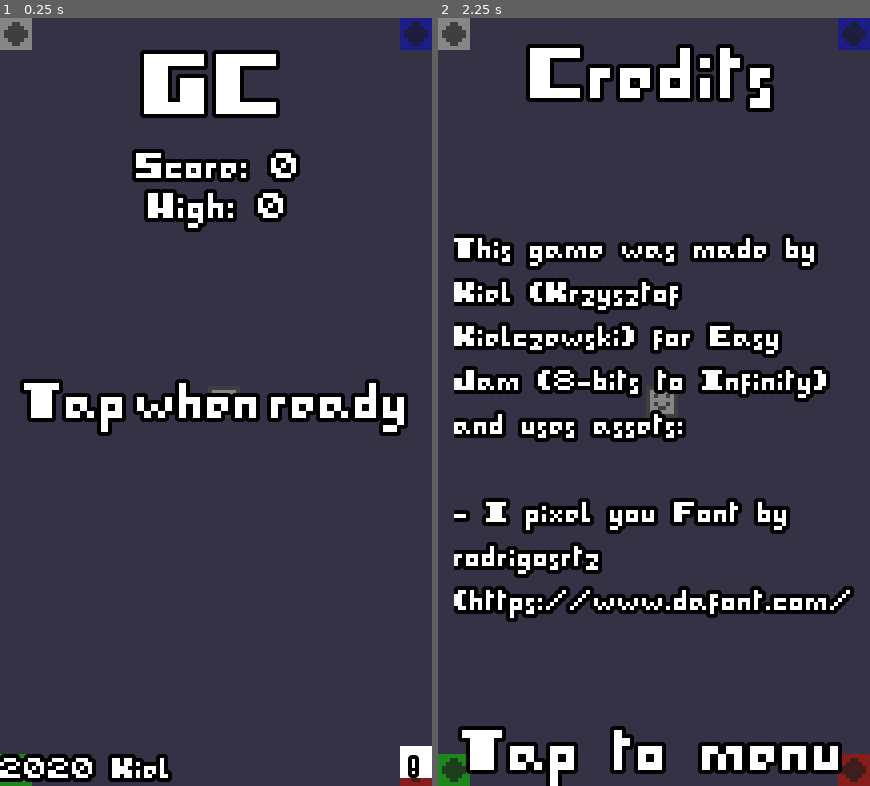
Above: before the commit, frames 1-2 (left to right).
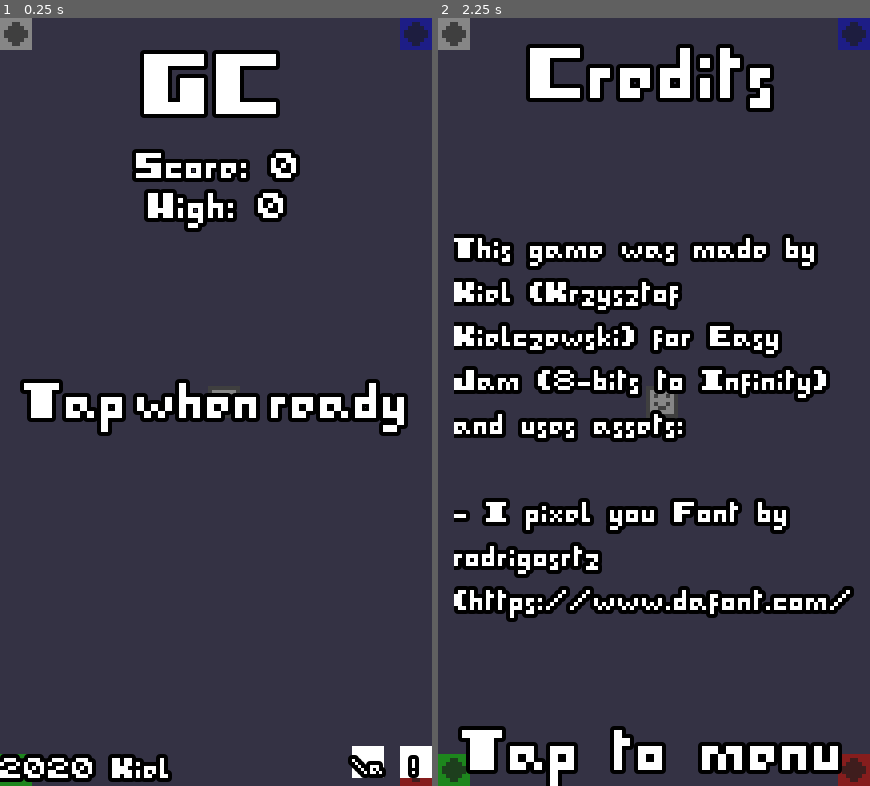
Above: after the commit, the same moments.

Repository: Kiel97/easy-jam-8bits-to-infinity
Game: Godot game, scene res://Game.tscn
Two runs of this game, one before a commit and one after it. Both use one fixed random seed, a clock stepped at 60 frames per second and the inputs below.
Inputs (mouse positions are in pixels of both pictures, inside the frame that each line leads up to):
- Up to frame 1 (0.25 s): no input
- Up to frame 2 (2.25 s): click (805, 762) at 0.5 s, where only the run after the commit has a clickable "\a"; click (654, 402) at 1.25 s; click "!" at 2 s

The runs differ from the first frame. In frame 1, 0.3% of the frame differs, in the area x 80-90%, y 94-99%; in frame 2, nothing differs.

Commit message:
Added button to turn on/off background music

Diff:
--- a/Game.gd
+++ b/Game.gd
@@ -150,3 +150,9 @@
 		hiscore_label.visible = not hiscore_label.visible
 		blink_timer.start()
 		yield(blink_timer, "timeout")
+
+func _on_MusicButton_pressed():
+	if $Music.playing:
+		$Music.stop()
+	else:
+		$Music.play()
--- a/Game.tscn
+++ b/Game.tscn
@@ -300,9 +300,32 @@
 
 [node name="Control" type="Control" parent="CanvasLayer/MainOverlay/BottomVBox/VertBox"]
 margin_left = 47.0
+margin_right = 84.0
+margin_bottom = 10.0
+size_flags_horizontal = 3
+
+[node name="MusicButton" type="TextureButton" parent="CanvasLayer/MainOverlay/BottomVBox/VertBox"]
+margin_left = 88.0
 margin_right = 96.0
 margin_bottom = 10.0
-size_flags_horizontal = 3
+toggle_mode = true
+texture_normal = ExtResource( 5 )
+texture_pressed = ExtResource( 5 )
+texture_hover = ExtResource( 5 )
+texture_disabled = ExtResource( 5 )
+texture_focused = ExtResource( 5 )
+stretch_mode = 2
+
+[node name="Label" type="Label" parent="CanvasLayer/MainOverlay/BottomVBox/VertBox/MusicButton"]
+anchor_right = 1.0
+anchor_bottom = 1.0
+custom_fonts/font = SubResource( 8 )
+text = "\\a"
+align = 1
+valign = 1
+__meta__ = {
+"_edit_use_anchors_": false
+}
 
 [node name="CreditsButton" type="TextureButton" parent="CanvasLayer/MainOverlay/BottomVBox/VertBox"]
 margin_left = 100.0
@@ -450,7 +473,7 @@
 
 [node name="Music" type="AudioStreamPlayer" parent="."]
 stream = ExtResource( 13 )
-volume_db = -10.0
+volume_db = -4.0
 autoplay = true
 [connection signal="junk_collected" from="Bins/WhiteBin" to="." method="_on_Bin_junk_collected"]
 [connection signal="wrong_color" from="Bins/WhiteBin" to="." method="_on_Bin_wrong_color"]
@@ -462,6 +485,7 @@
 [connection signal="wrong_color" from="Bins/GreenBin" to="." method="_on_Bin_wrong_color"]
 [connection signal="timeout" from="JunkGenerator/JunkTimer" to="." method="_on_JunkTimer_timeout"]
 [connection signal="pressed" from="CanvasLayer/MainOverlay/TapButton" to="." method="_on_TapButton_pressed"]
+[connection signal="pressed" from="CanvasLayer/MainOverlay/BottomVBox/VertBox/MusicButton" to="." method="_on_MusicButton_pressed"]
 [connection signal="pressed" from="CanvasLayer/MainOverlay/BottomVBox/VertBox/CreditsButton" to="." method="_on_CreditsButton_pressed"]
 [connection signal="timeout" from="CanvasLayer/ScoreGameLabel/ScoreLabelTimer" to="." method="_on_ScoreLabelTimer_timeout"]
 [connection signal="pressed" from="CanvasLayer/CreditsOverlay/TapCreditsButton" to="." method="_on_TapCreditsButton_pressed"]
